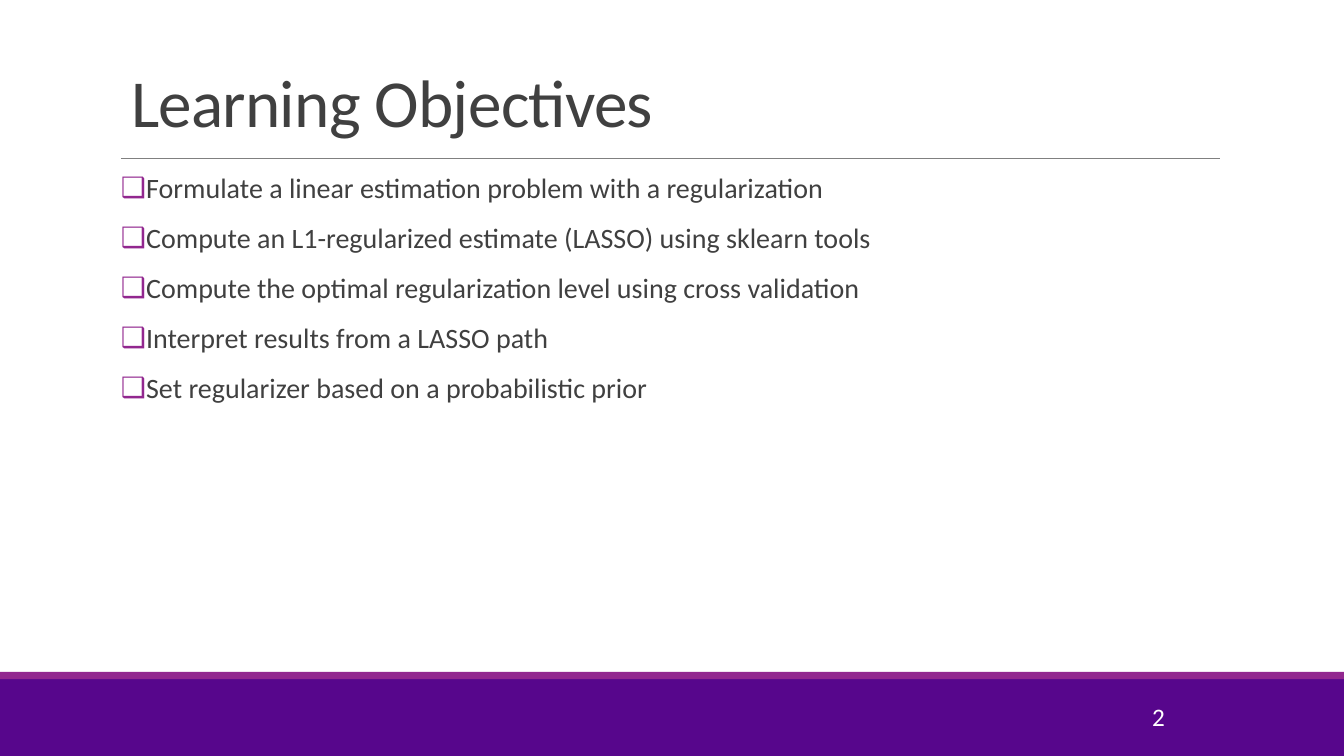
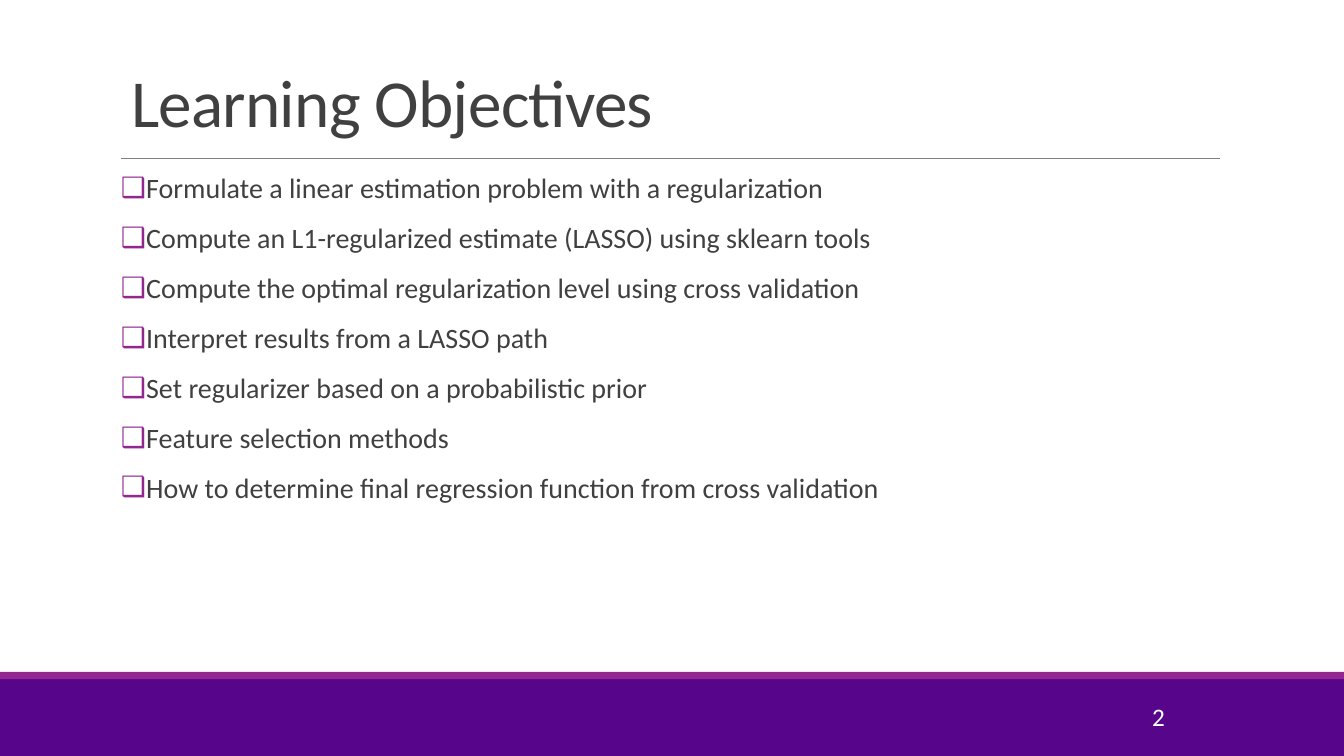
Before and after one commit to joshzzl/introml, a slide deck: slide 2 of lectures/Lect05_Lasso.pptx. Drawn at 1344x756 pixels with LibreOffice and Linux fonts; fonts in the diff are those of the drawing; background and template pictures are left out. Boxes give left, top, right and bottom in pixels: in the first picture for what was removed or moved away, otherwise in the second. Text is boxed around its words. In the diff, an @@ line names an element or a change of style, - is before the commit and + after.

Commit message:
Added description about Ridge Regression. Added material regarding other feature selection methods.

```diff
--- a/lectures/Lect05_Lasso.pptx
+++ b/lectures/Lect05_Lasso.pptx
@@ text at (x1=146, y1=428, x2=879, y2=503): paragraphs added @@
+❑ Feature selection methods
+❑ How to determine final regression function from cross validation
```
Also in this commit, not shown: 5 other slides changed, 19 slides added, 1 other file.
